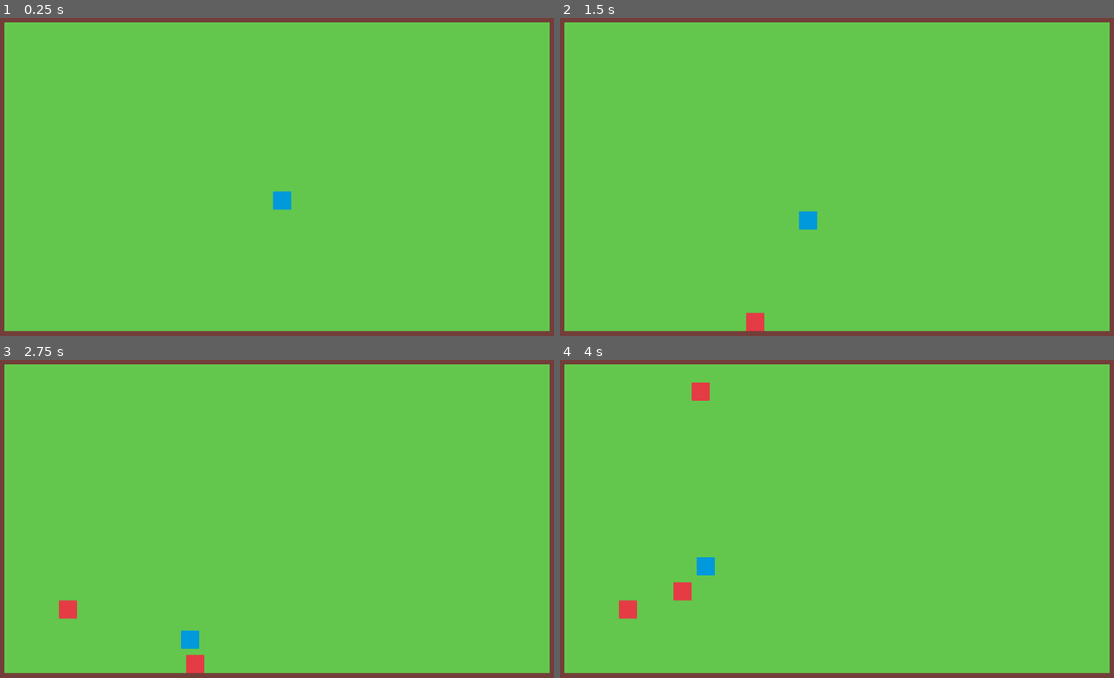
Above: before the commit, frames 1-4 (two rows, left to right).
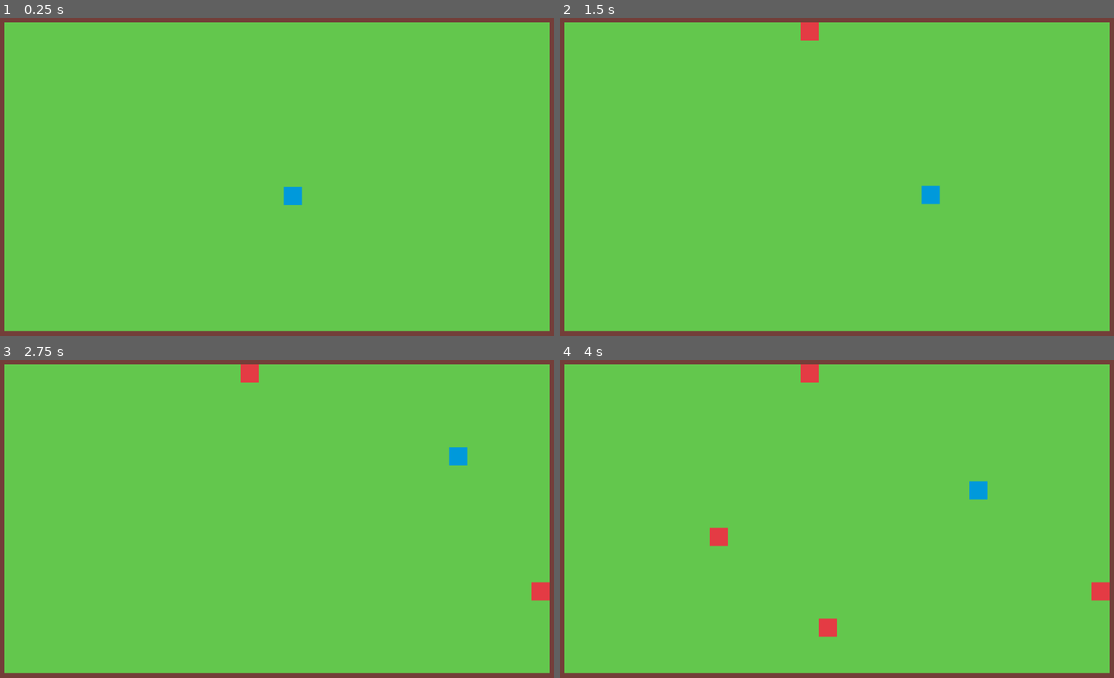
Above: after the commit, the same moments.

Repository: mariothedog/Natural-Selection
Game: Godot game, scene res://world/world.tscn
Two runs of this game, one before a commit and one after it. Both use one fixed random seed, a clock stepped at 60 frames per second and the inputs below.
Inputs:
- Up to frame 1 (0.25 s): no input
- Up to frame 2 (1.5 s): no input
- Up to frame 3 (2.75 s): no input
- Up to frame 4 (4 s): no input

The runs differ from the first frame. In frame 1, 0.3% of the frame differs, in the area x 49-55%, y 53-61%; in frame 2, 0.8%; in frame 3, 1.2%; in frame 4, 1.7%, in the area x 10-100%, y 1-88%.

Commit message:
Improve determinism

Diff:
--- a/src/species/base_species/base_species.gd
+++ b/src/species/base_species/base_species.gd
@@ -4,7 +4,7 @@
 
 const AT_TARGET_THRESHOLD := 30.0
 const HEALTH_LOSS_RATE := 20.0  # Health lost/second
-const REPRODUCTIVE_CHANCE := 0.1 # Chance each second
+const REPRODUCTIVE_CHANCE := 0.1  # Chance each second
 
 export var max_health := 100.0
 export var vision_radius := 200.0
@@ -16,6 +16,8 @@
 var _food_in_range := []  # Each food's global position ordered in ascending distance
 
 onready var health := max_health
+
+onready var target_position_rng := Rand.get_new_random_generator()
 
 onready var space_state := get_world_2d().direct_space_state
 
@@ -52,7 +54,7 @@
 
 
 func _get_new_target_position() -> Vector2:
-	var dir := Vector2(rand_range(-1, 1), rand_range(-1, 1)).normalized()
+	var dir := Vector2(target_position_rng.randf_range(-1, 1), target_position_rng.randf_range(-1, 1)).normalized()
 	return position + dir * vision_radius
 
 
--- a/src/utility/random.gd
+++ b/src/utility/random.gd
@@ -1,11 +1,17 @@
 extends Node
+
+onready var main_seed = OS.get_system_time_msecs()
 
 
 func _ready() -> void:
-	var msec := OS.get_system_time_msecs()
-	print("Seed: ", msec)
-	seed(msec)
+	print("Main Seed: ", main_seed)
 
 
-static func choice(arr: Array):
-	return arr[randi() % len(arr)]
+func get_new_random_generator() -> RandomNumberGenerator:
+	var rnd := RandomNumberGenerator.new()
+	rnd.seed = main_seed
+	return rnd
+
+
+func choice(rng: RandomNumberGenerator, arr: Array):
+	return arr[rng.randi() % len(arr)]
--- a/src/world/world.gd
+++ b/src/world/world.gd
@@ -4,6 +4,8 @@
 const BASE_FOOD_SCENE := preload("res://food/base_food/base_food.tscn")
 
 var _grass_tile_positions := PoolVector2Array()
+
+onready var food_spawn_rng := Rand.get_new_random_generator()
 
 onready var tilemap: TileMap = $TileMap
 onready var cell_size := tilemap.cell_size
@@ -29,7 +31,7 @@
 
 func _on_SpawnFood_timeout() -> void:
 	var food := BASE_FOOD_SCENE.instance()
-	food.position = Rand.choice(_grass_tile_positions) + cell_size / 2
+	food.position = Rand.choice(food_spawn_rng, _grass_tile_positions) + cell_size / 2
 	food_node.add_child(food)
 
 
